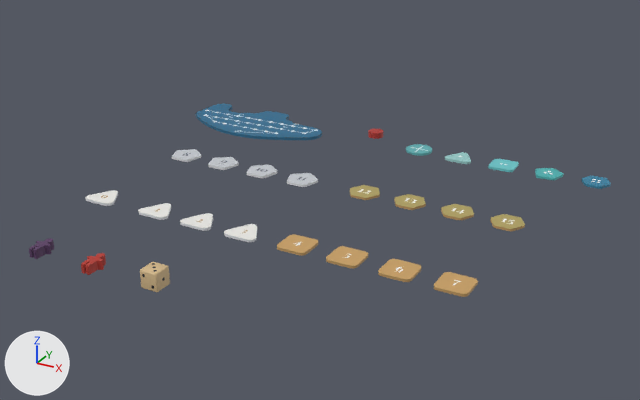
Two versions of the glTF model exports/deep-sea/deep-sea-adventure.glb, one commit apart.
One viewpoint serves both versions: a camera (50 mm lens) standing at (0.537, -0.606, 0.329) and looking at (0.178, 0.048, 0.002). The lights are fixed; the arrows at lower left show +X, +Y and +Z. The older version comes first.
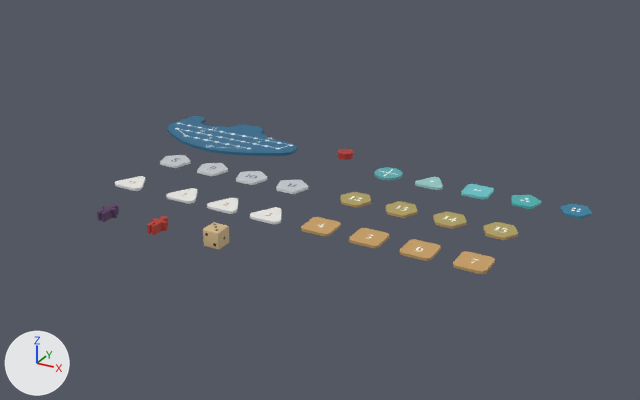
Patch to the scene script:
```diff
--- a/exports/deep-sea/deep-sea-adventure.glb.py
+++ b/exports/deep-sea/deep-sea-adventure.glb.py
@@ ob_tri_0 @@
 ob_tri_0 = bpy.data.objects.new('tri_0', me_tri_0)
-ob_tri_0.location = (0.0, -0.04, 0.0)
+ob_tri_0.location = (0.0, 0.0, 0.0)
@@ ob_tri_1 @@
 ob_tri_1 = bpy.data.objects.new('tri_1', me_tri_1)
-ob_tri_1.location = (0.062, -0.04, 0.0)
+ob_tri_1.location = (0.062, 0.0, 0.0)
@@ ob_tri_2 @@
 ob_tri_2 = bpy.data.objects.new('tri_2', me_tri_2)
-ob_tri_2.location = (0.108, -0.04, 0.0)
+ob_tri_2.location = (0.108, 0.0, 0.0)
@@ ob_tri_3 @@
 ob_tri_3 = bpy.data.objects.new('tri_3', me_tri_3)
-ob_tri_3.location = (0.154, -0.04, 0.0)
+ob_tri_3.location = (0.154, 0.0, 0.0)
@@ ob_sq_4 @@
 ob_sq_4 = bpy.data.objects.new('sq_4', me_sq_4)
-ob_sq_4.location = (0.205, -0.04, 0.0)
+ob_sq_4.location = (0.205, 0.0, 0.0)
@@ ob_sq_5 @@
 ob_sq_5 = bpy.data.objects.new('sq_5', me_sq_5)
-ob_sq_5.location = (0.251, -0.04, 0.0)
+ob_sq_5.location = (0.251, 0.0, 0.0)
@@ ob_sq_6 @@
 ob_sq_6 = bpy.data.objects.new('sq_6', me_sq_6)
-ob_sq_6.location = (0.297, -0.04, 0.0)
+ob_sq_6.location = (0.297, 0.0, 0.0)
@@ ob_sq_7 @@
 ob_sq_7 = bpy.data.objects.new('sq_7', me_sq_7)
-ob_sq_7.location = (0.343, -0.04, 0.0)
+ob_sq_7.location = (0.343, 0.0, 0.0)
@@ ob_pen_8 @@
 ob_pen_8 = bpy.data.objects.new('pen_8', me_pen_8)
-ob_pen_8.location = (0.0, 0.085, 0.0)
+ob_pen_8.location = (0.0, 0.066, 0.0)
@@ ob_pen_9 @@
 ob_pen_9 = bpy.data.objects.new('pen_9', me_pen_9)
-ob_pen_9.location = (0.046, 0.085, 0.0)
+ob_pen_9.location = (0.046, 0.066, 0.0)
@@ ob_pen_10 @@
 ob_pen_10 = bpy.data.objects.new('pen_10', me_pen_10)
-ob_pen_10.location = (0.092, 0.085, 0.0)
+ob_pen_10.location = (0.092, 0.066, 0.0)
@@ ob_pen_11 @@
 ob_pen_11 = bpy.data.objects.new('pen_11', me_pen_11)
-ob_pen_11.location = (0.138, 0.085, 0.0)
+ob_pen_11.location = (0.138, 0.066, 0.0)
@@ ob_hex_12 @@
 ob_hex_12 = bpy.data.objects.new('hex_12', me_hex_12)
-ob_hex_12.location = (0.205, 0.085, 0.0)
+ob_hex_12.location = (0.205, 0.066, 0.0)
@@ ob_hex_13 @@
 ob_hex_13 = bpy.data.objects.new('hex_13', me_hex_13)
-ob_hex_13.location = (0.251, 0.085, 0.0)
+ob_hex_13.location = (0.251, 0.066, 0.0)
@@ ob_hex_14 @@
 ob_hex_14 = bpy.data.objects.new('hex_14', me_hex_14)
-ob_hex_14.location = (0.297, 0.085, 0.0)
+ob_hex_14.location = (0.297, 0.066, 0.0)
@@ ob_hex_15 @@
 ob_hex_15 = bpy.data.objects.new('hex_15', me_hex_15)
-ob_hex_15.location = (0.343, 0.085, 0.0)
+ob_hex_15.location = (0.343, 0.066, 0.0)
@@ ob_back_circle @@
 ob_back_circle = bpy.data.objects.new('back_circle', me_back_circle)
-ob_back_circle.location = (0.205, 0.215, 0.0)
+ob_back_circle.location = (0.205, 0.138, 0.0)
@@ ob_back_tri @@
 ob_back_tri = bpy.data.objects.new('back_tri', me_back_tri)
-ob_back_tri.location = (0.251, 0.215, 0.0)
+ob_back_tri.location = (0.251, 0.138, 0.0)
@@ ob_back_square @@
 ob_back_square = bpy.data.objects.new('back_square', me_back_square)
-ob_back_square.location = (0.297, 0.215, 0.0)
+ob_back_square.location = (0.297, 0.138, 0.0)
@@ ob_back_pentagon @@
 ob_back_pentagon = bpy.data.objects.new('back_pentagon', me_back_pentagon)
-ob_back_pentagon.location = (0.343, 0.215, 0.0)
+ob_back_pentagon.location = (0.343, 0.138, 0.0)
@@ ob_back_hexagon @@
 ob_back_hexagon = bpy.data.objects.new('back_hexagon', me_back_hexagon)
-ob_back_hexagon.location = (0.389, 0.215, 0.0)
+ob_back_hexagon.location = (0.389, 0.138, 0.0)
@@ ob_air_marker @@
 ob_air_marker = bpy.data.objects.new('air_marker', me_air_marker)
-ob_air_marker.location = (0.145, 0.235, 0.0)
+ob_air_marker.location = (0.145, 0.162, 0.0)
@@ ob_submarine_board @@
 ob_submarine_board = bpy.data.objects.new('submarine_board', me_submarine_board)
-ob_submarine_board.location = (0.01, 0.205, 0.0)
+ob_submarine_board.location = (0.01, 0.15, 0.0)
@@ ob_meeple_purple @@
 ob_meeple_purple = bpy.data.objects.new('meeple_purple', me_meeple_purple)
-ob_meeple_purple.location = (0.03, -0.15, 0.0)
+ob_meeple_purple.location = (0.03, -0.07, 0.0)
@@ ob_meeple_red @@
 ob_meeple_red = bpy.data.objects.new('meeple_red', me_meeple_red)
-ob_meeple_red.location = (0.085, -0.15, 0.0)
+ob_meeple_red.location = (0.085, -0.07, 0.0)
@@ ob_die @@
 ob_die = bpy.data.objects.new('die', me_cube)
-ob_die.location = (0.145, -0.15, 0.008)
+ob_die.location = (0.145, -0.07, 0.008)
```

Boxes [x1, y1, x2, y2] around the edits, measured in the pictures (640 x 400 px):
'submarine_board', moved
    before: [196, 103, 322, 140]
    after: [167, 116, 297, 156]
'sq_7', moved
    before: [434, 272, 478, 297]
    after: [453, 251, 495, 274]
'sq_6', moved
    before: [378, 259, 421, 282]
    after: [399, 239, 441, 261]
'die', moved
    before: [140, 262, 170, 292]
    after: [203, 222, 230, 250]
'sq_5', moved
    before: [326, 246, 368, 268]
    after: [349, 228, 389, 248]
'sq_4', moved
    before: [277, 234, 318, 256]
    after: [301, 217, 341, 236]
'tri_3', moved
    before: [224, 224, 257, 242]
    after: [250, 207, 282, 224]
'hex_15', moved
    before: [490, 214, 525, 231]
    after: [483, 222, 518, 240]
'tri_2', moved
    before: [180, 213, 213, 231]
    after: [207, 198, 238, 214]
'tri_1', moved
    before: [138, 203, 171, 220]
    after: [166, 188, 198, 204]
'hex_14', moved
    before: [441, 204, 474, 220]
    after: [433, 211, 467, 229]
'hex_13', moved
    before: [394, 194, 426, 210]
    after: [386, 201, 417, 218]
'meeple_red', moved
    before: [81, 253, 106, 275]
    after: [147, 216, 168, 235]
'back_square', moved
    before: [488, 159, 519, 172]
    after: [461, 184, 494, 200]
'tri_0', moved
    before: [86, 190, 118, 206]
    after: [115, 176, 146, 191]
'back_hexagon', moved
    before: [581, 176, 611, 189]
    after: [560, 204, 592, 219]
'meeple_purple', moved
    before: [29, 238, 54, 259]
    after: [97, 204, 119, 222]
'hex_12', moved
    before: [350, 185, 380, 200]
    after: [340, 192, 371, 207]
'back_pentagon', moved
    before: [535, 168, 563, 180]
    after: [511, 195, 541, 209]
'pen_11', moved
    before: [287, 173, 318, 187]
    after: [276, 179, 308, 194]
'pen_10', moved
    before: [247, 165, 277, 178]
    after: [236, 171, 267, 185]
'back_circle', moved
    before: [406, 144, 432, 156]
    after: [374, 168, 403, 180]
'pen_9', moved
    before: [208, 157, 239, 170]
    after: [197, 163, 228, 176]
'pen_8', moved
    before: [172, 149, 201, 162]
    after: [160, 155, 191, 168]
'back_tri', moved
    before: [445, 152, 471, 164]
    after: [415, 177, 443, 190]
'air_marker', moved
    before: [368, 129, 384, 139]
    after: [337, 149, 354, 160]
